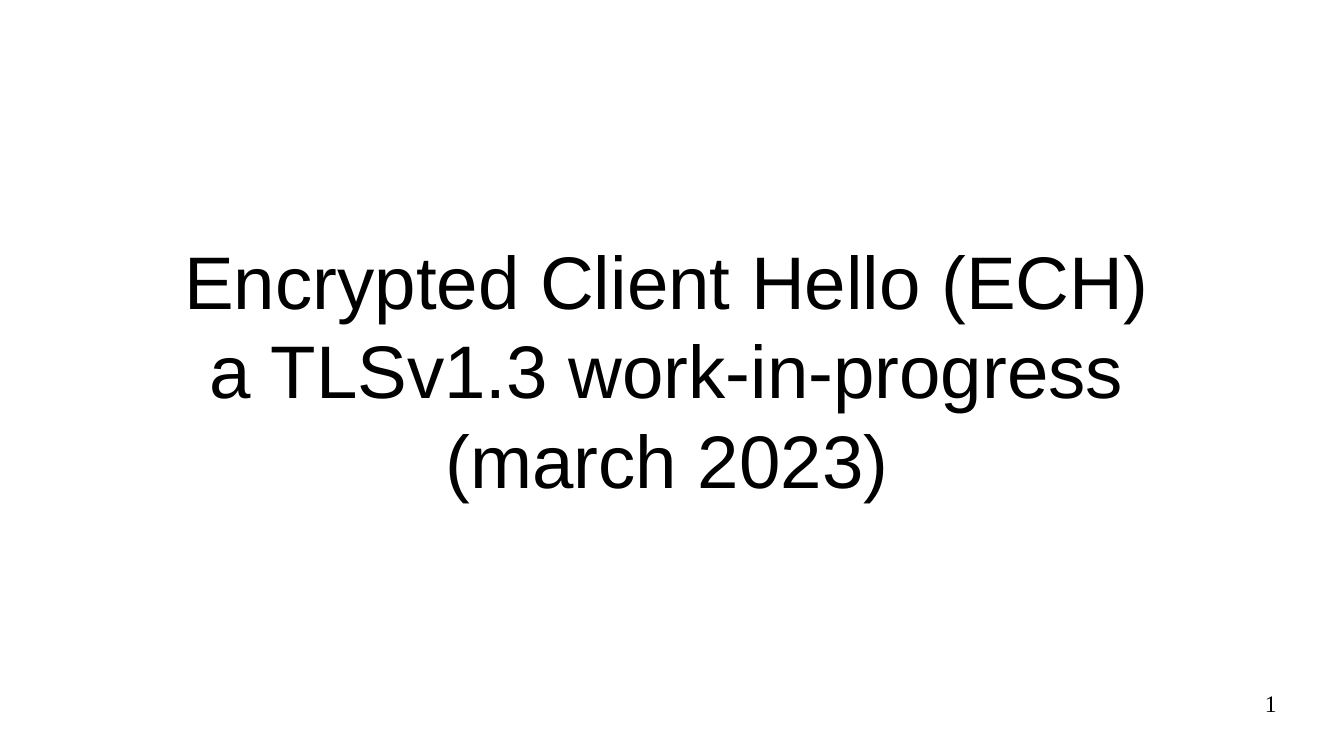
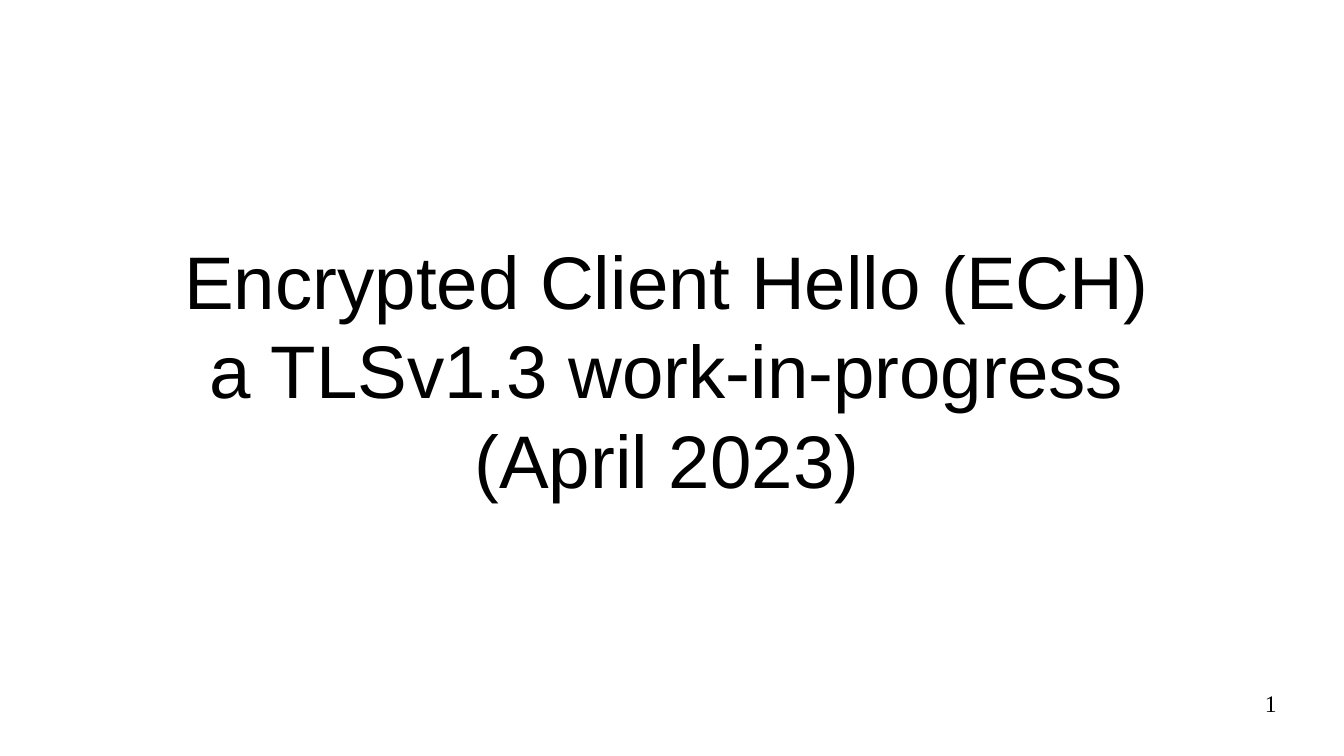
Before and after one commit to sftcd/cs7053, a slide deck: slide 1 of 2023lectures/13-ech.odp. Drawn at 1344x756 pixels with LibreOffice and Linux fonts; fonts in the diff are those of the drawing. Boxes give left, top, right and bottom in pixels: in the first picture for what was removed or moved away, otherwise in the second. Text is boxed around its words. In the diff, an @@ line names an element or a change of style, - is before the commit and + after.

```diff
--- a/2023lectures/13-ech.odp
+++ b/2023lectures/13-ech.odp
@@ title at [184, 255, 1148, 502]: text changed @@
-Encrypted Client Hello (ECH)
-a TLSv1.3 work-in-progress
-(march 2023)
+Encrypted Client Hello (ECH)
+a TLSv1.3 work-in-progress
+(April 2023)
```
Also in this commit, not shown: 3 other slides changed, 2 other files.
